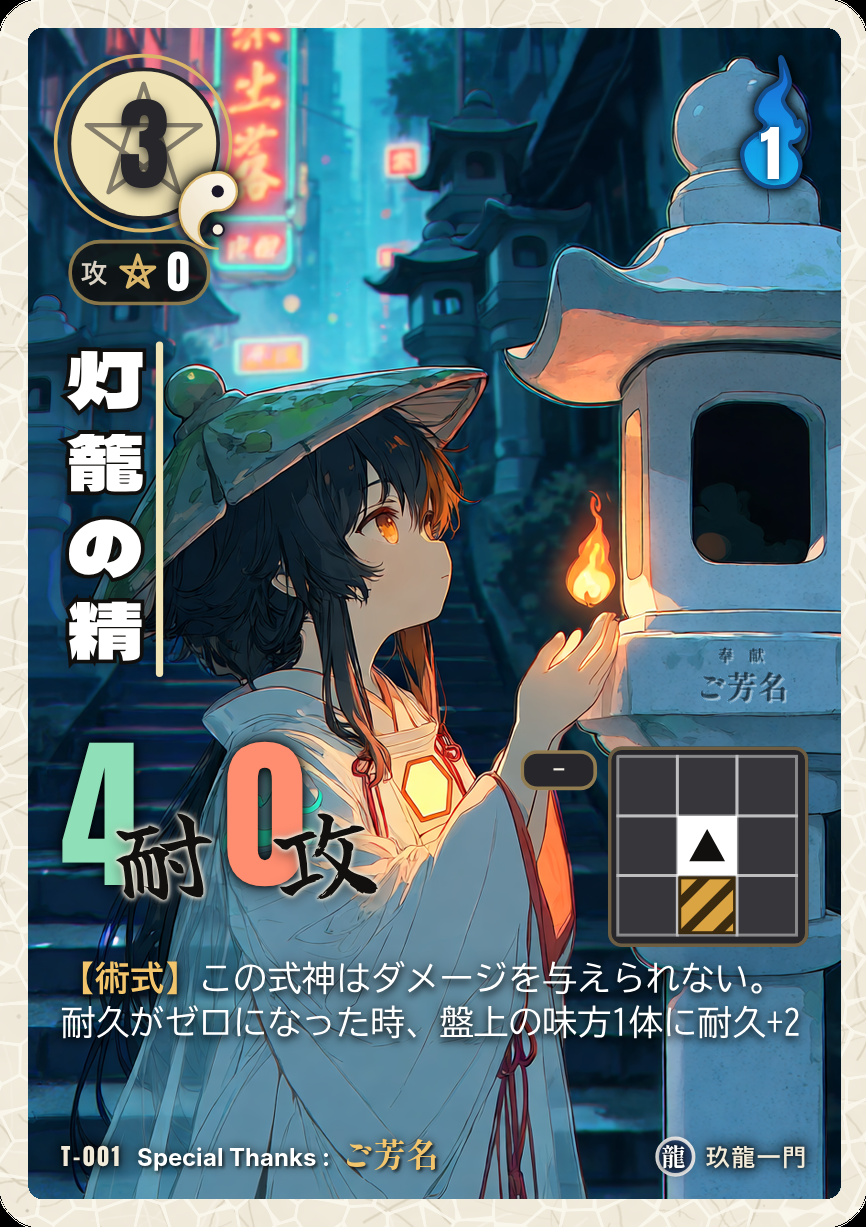
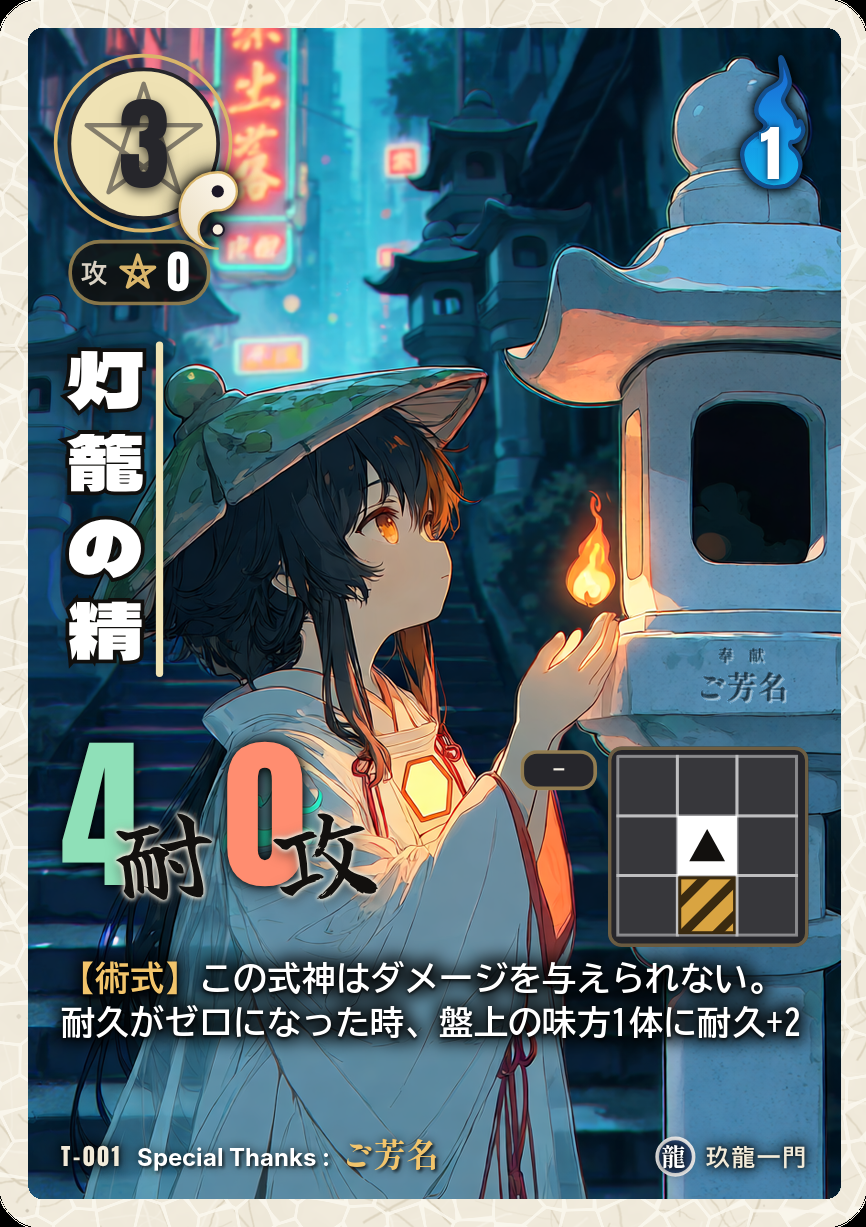
The second 866 x 1227 image is a revision of the first. Changes to its layers:
removed layer "11c_効果文_白文字(影なし)" over [61, 961, 799, 1039]
removed layer "11b_効果文の影_内側(0 1px 2px 黒90%)" (was 90%) over [53, 956, 807, 1051]
removed layer "11a_効果文の影_外側(0 0 4px 黒60%)" (was 60%) over [45, 944, 816, 1056]
added layer "11c_効果文_白文字_太字(影なし)" above "11b_効果文の影_内側(下に少し・黒95%)" over [61, 961, 800, 1038]
added layer "11b_効果文の影_内側(下に少し・黒95%)" (95%) above "11a_効果文の影_外側(広め・黒85%)" over [57, 958, 804, 1044]
added layer "11a_効果文の影_外側(広め・黒85%)" (85%) above "10_間合" over [42, 939, 819, 1059]
